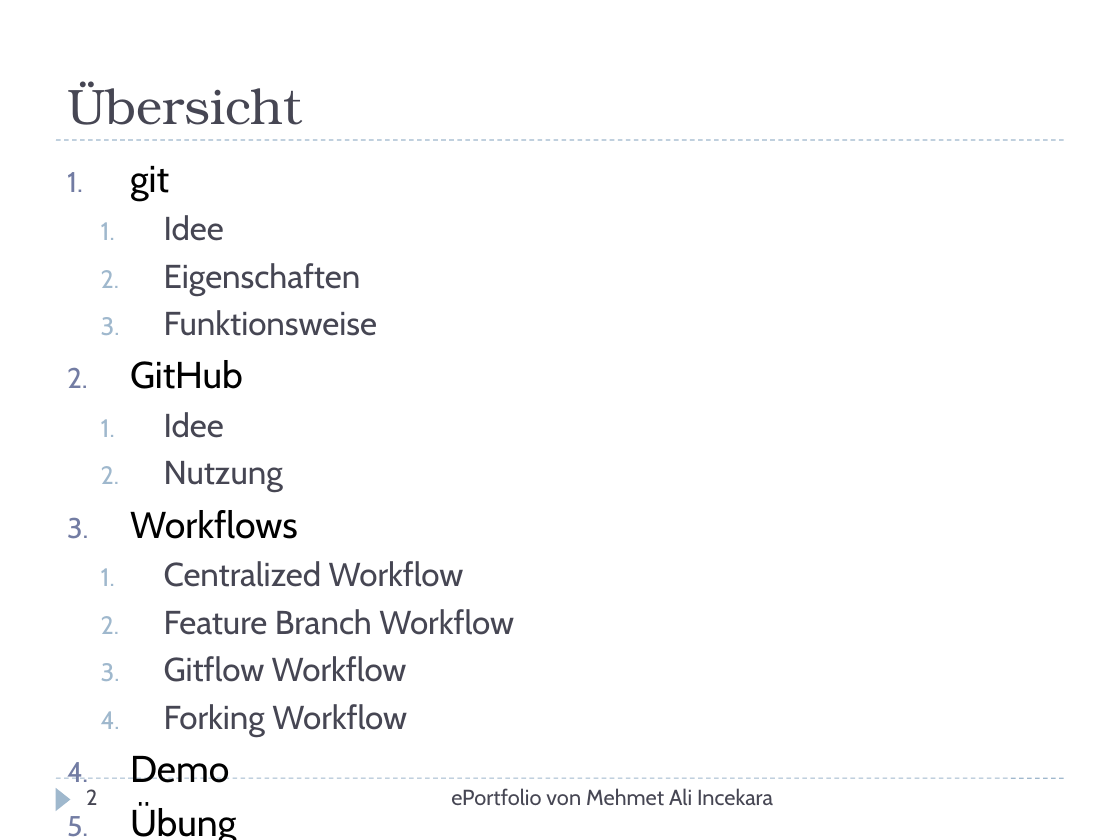
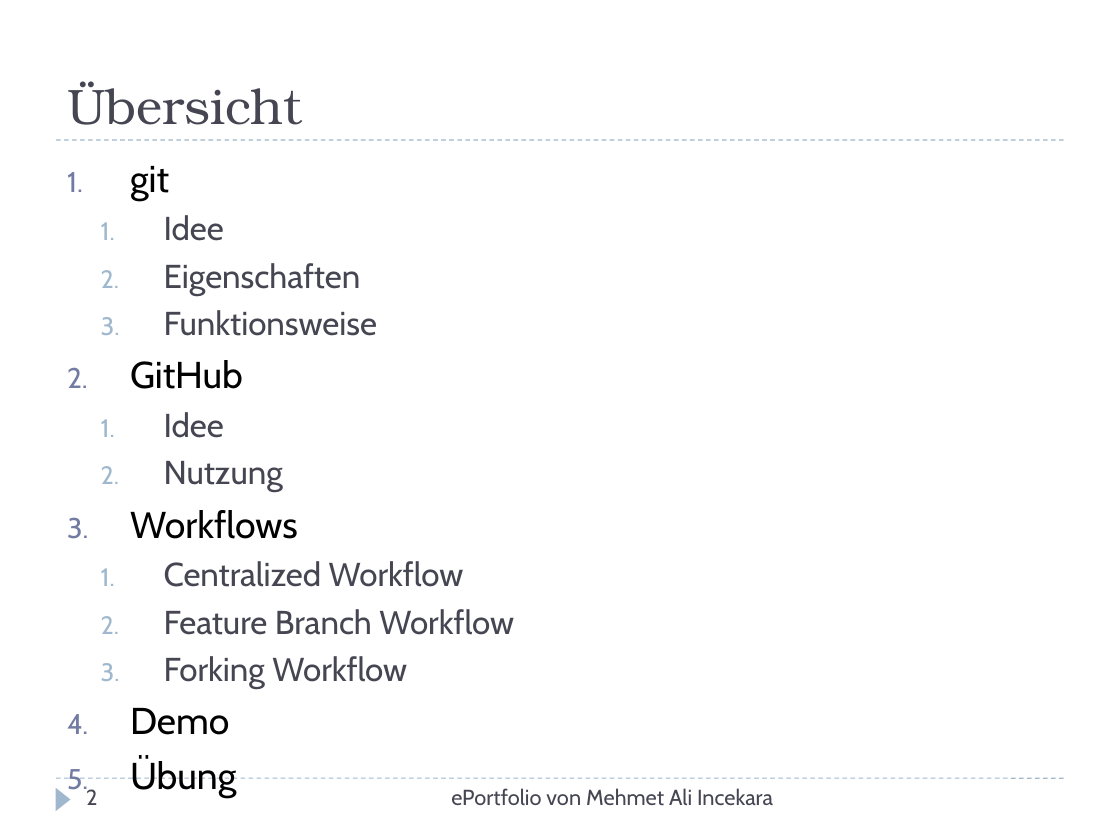
Before and after one commit to xnappy/ePortfolio, a slide deck: slide 2 of Git-und-GitHub.pptx. Drawn at 1120x840 pixels with LibreOffice and Linux fonts; fonts in the diff are those of the drawing. Boxes give left, top, right and bottom in pixels: in the first picture for what was removed or moved away, otherwise in the second. Text is boxed around its words. In the diff, an @@ line names an element or a change of style, - is before the commit and + after.

```diff
--- a/Git-und-GitHub.pptx
+++ b/Git-und-GitHub.pptx
@@ text at [164, 656, 407, 682]: paragraph removed @@
-  3. Gitflow Workflow
```
Also in this commit, not shown: 12 other slides changed, 4 slides added, 3 other files.
